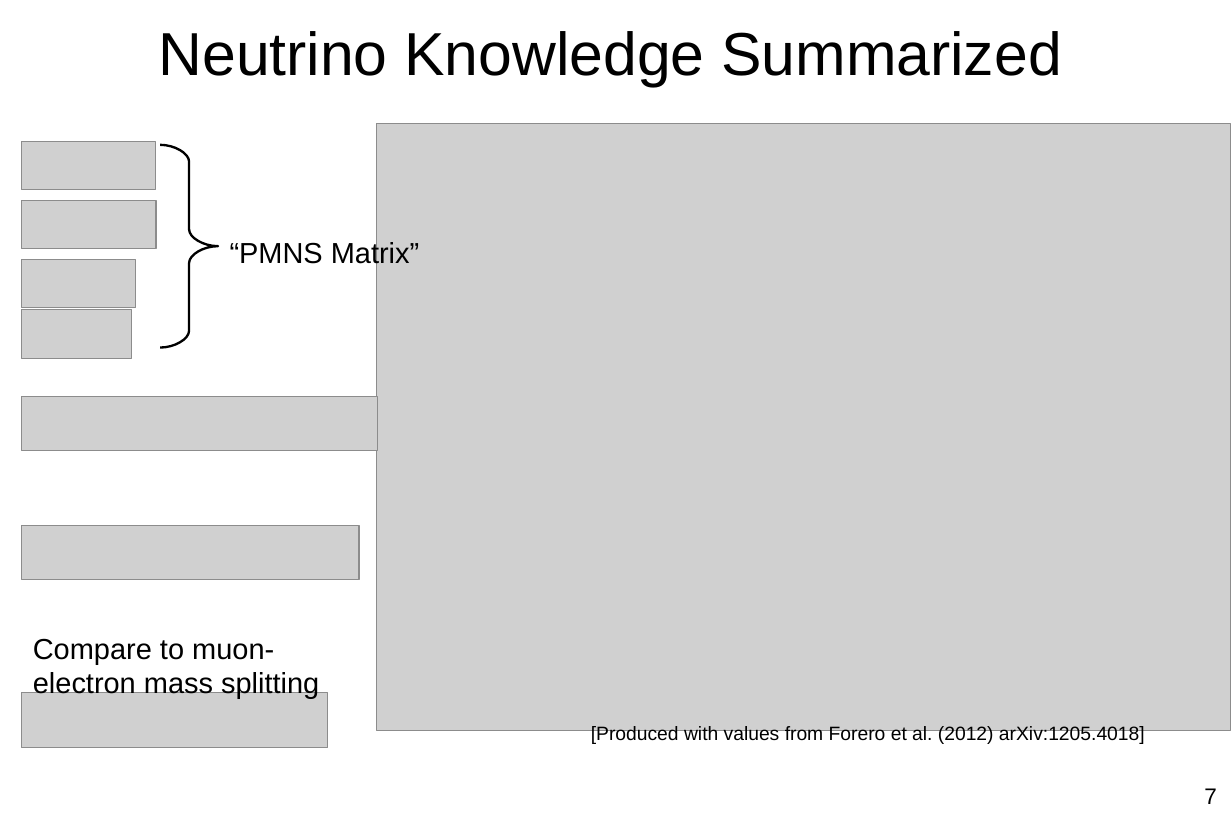
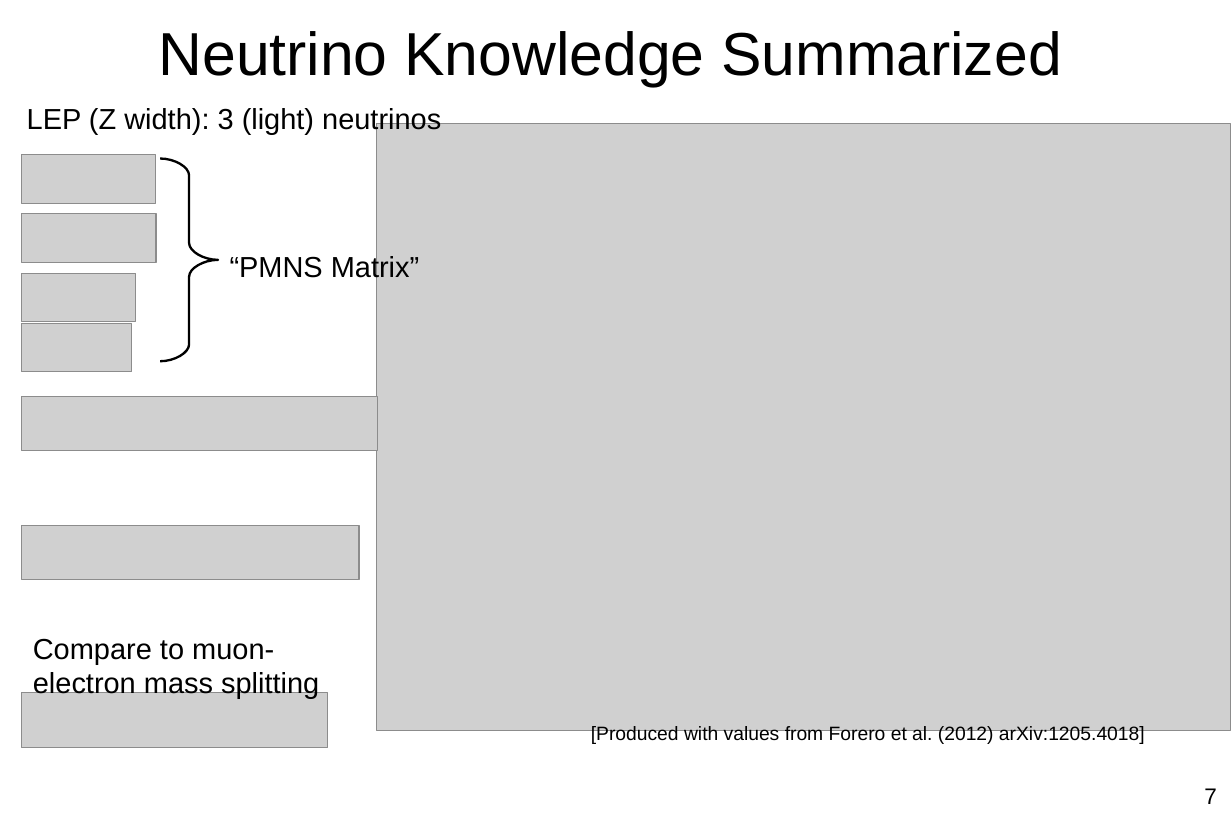
Before and after one commit to steveherrin/PhDThesis, a slide deck: slide 7 of Defense Presentation/Herrin-20130524-PhDDefense.odp. Drawn at 1232x821 pixels with LibreOffice and Linux fonts; fonts in the diff are those of the drawing; grey boxes stand for pictures. Boxes give left, top, right and bottom in pixels: in the first picture for what was removed or moved away, otherwise in the second. Text is boxed around its words. In the diff, an @@ line names an element or a change of style, - is before the commit and + after.

```diff
--- a/Defense Presentation/Herrin-20130524-PhDDefense.odp
+++ b/Defense Presentation/Herrin-20130524-PhDDefense.odp
@@ text added at <box>27,108,441,135</box>, 18 pt, text #000000 @@
+LEP (Z width): 3 (light) neutrinos
@@ 4 pictures, 1 text, 1 freeform shape: place and size @@
-4 pictures, 1 text, 1 freeform shape at <box>22,141,419,358</box>
+4 pictures, 1 text, 1 freeform shape at <box>22,155,419,372</box>
```
Also in this commit, not shown: 3 slides added.
